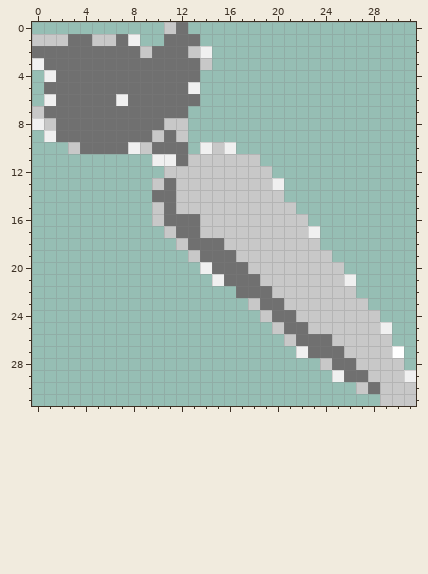
Two versions of one pixel-art sprite, parsed/images/carrot.png. Above is the file before it was changed.
The file is 32x32 pixels. Colours within 5 levels of each other are drawn and written as one.
Once edited:
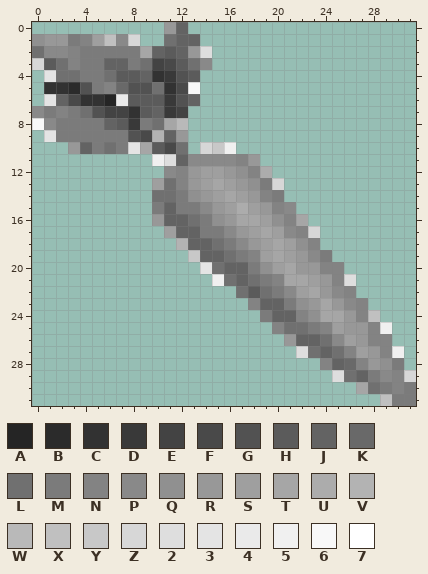
Palette (. is transparent): A #252525  B #2b2b2b  C #323232  D #393939  E #434343  F #494949  G #525252  H #5b5b5b  J #636363  K #696969  L #707070  M #7b7b7b  N #838383  P #898989  Q #909090  R #989898  S #9f9f9f  T #a6a6a6  U #acacac  V #b3b3b3  W #b9b9b9  X #c0c0c0  Y #c8c8c8  Z #d7d7d7  2 #dedede  3 #e4e4e4  4 #eaeaea  5 #f0f0f0  6 #f8f8f8  7 #ffffff
The exact change:
Changed rows in their new state; - is an unchanged pixel.
first column x 0:
 0 -----------RJ-------------------
 1 QRRMNSXPZ---JJ------------------
 2 -PPNMMMMMTJHJR2-----------------
 3 ZH-NMMJJM-EFH-P-----------------
 4 -3--MM-HHJCDGH------------------
 5 -CCBGMNKGG-CF6------------------
 6 -3JFCCA4HHHDGJ------------------
 7 PMNM-GEECHJDE-------------------
 8 6PMMMMJHDM-TW-------------------
 9 -3MMMMMMGFVJR-------------------
10 ---RJM-M3THF--Z-----------------
11 -----------2JPPPPNR-------------
12 -----------PNRSSRQNU------------
13 ----------S-NRSTSRQMZ-----------
14 ------------MQRSTSRNM-----------
15 ----------MJMMPRSUSRNP----------
16 ----------RJJ-MQRTTSQNT---------
17 -----------SJJMMPRSTSPNZ--------
18 ------------VJJ-MPRSTSQN--------
19 --------------JJ-MNSTSRPM-------
20 --------------3-JJMQSTRRNN------
21 -----------------J-MNTTSRN2-----
22 ------------------H-MPSTRPN-----
23 ------------------NJJMQRTRPN----
24 -------------------MJJNQTTRNX---
25 --------------------N--MNSRRN---
26 ---------------------RJJ-PSRNN--
27 ----------------------2-J-NSRN5-
28 ------------------------NJKNRQM-
29 -------------------------2-JMPNZ
30 ---------------------------T-MNM
31 -----------------------------XMM
Changed places in both pictures, as pixel boxes (x1, y1, x2, y2):
changed: (32, 22, 416, 406)
